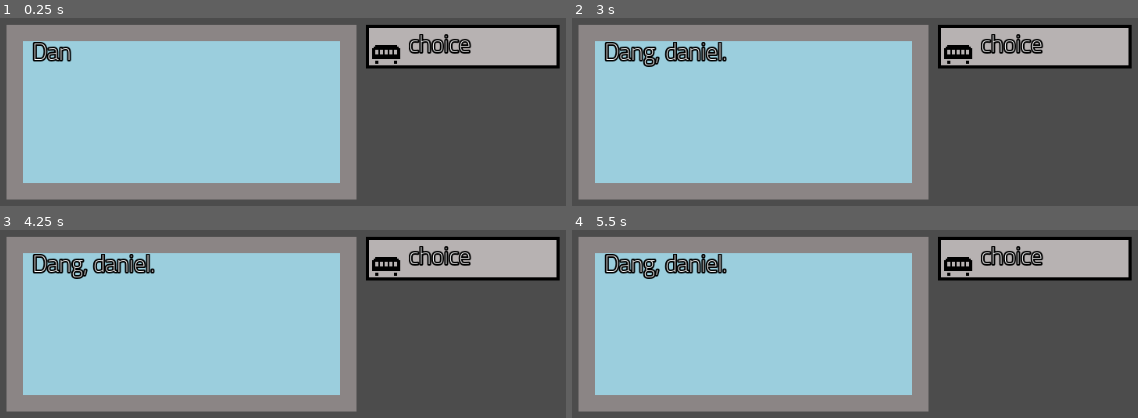
Above: before the commit, frames 1-4 (two rows, left to right).
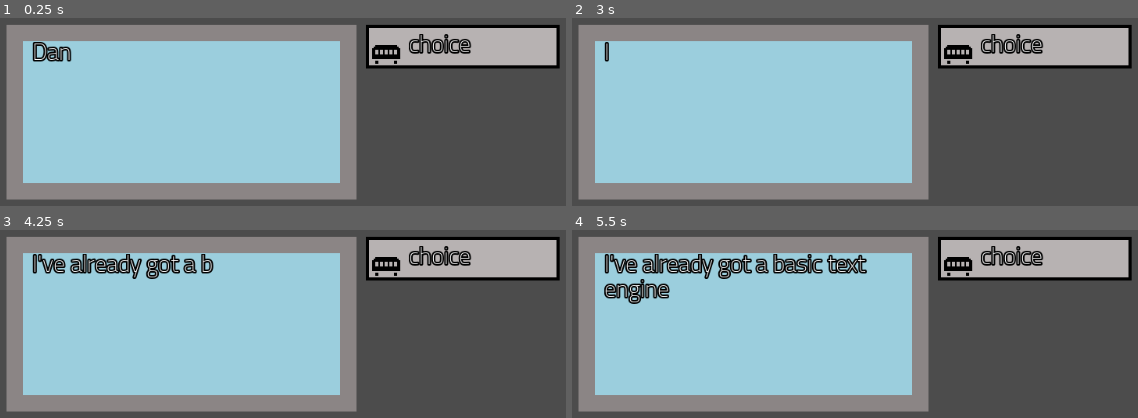
Above: after the commit, the same moments.

Repository: CtrlAltLeo/Horadeus
Game: Godot game, scene res://TextEngine/diobox.tscn
Two runs of this game, one before a commit and one after it. Both use one fixed random seed, a clock stepped at 60 frames per second and the inputs below. The project has no main scene, so this scene is started directly.
Inputs (mouse positions are in pixels of both pictures, inside the frame that each line leads up to):
- Up to frame 1 (0.25 s): no input
- Up to frame 2 (3 s): move the mouse to (753, 112) at 0.52 s; click (753, 112) at 0.6 s; tap Enter at 1.25, 2.75 s; move the mouse to (outside the picture) at 1.27 s; click (outside the picture) at 1.35 s; tap Space at 2 s; move the mouse to (outside the picture) at 2.02 s; click (outside the picture) at 2.1 s; move the mouse to (928, 72) at 2.77 s; click (928, 72) at 2.85 s
- Up to frame 3 (4.25 s): move the mouse to (outside the picture) at 3.52 s; click (outside the picture) at 3.6 s
- Up to frame 4 (5.5 s): move the mouse to (outside the picture) at 4.27 s; click (outside the picture) at 4.35 s; move the mouse to (outside the picture) at 5.02 s; click (outside the picture) at 5.1 s

The runs differ from the first frame. In frame 2, 1.6% of the frame differs, in the area x 6-28%, y 12-27%; in frame 3, 2.3%; in frame 4, 4.3%, in the area x 5-53%, y 12-40%.

Commit message:
Making Choices Better 1

Diff:
--- a/TextEngine/choice.gd
+++ b/TextEngine/choice.gd
@@ -5,6 +5,7 @@
 
 var id = 0
 var text = "choice"
+var des = 0
 
 func _ready():
 	$choiceText.text = text
--- a/TextEngine/diobox.gd
+++ b/TextEngine/diobox.gd
@@ -29,7 +29,7 @@
 
 #The actual Choice Text
 #Choice Format When It Triggers:How Many there are:ChoiceText1-X:Corrisponding Choice Destination
-var choices = ["0:3:Yes:No:Maybe:2:3:4","3:4:3:6"]
+var choices = []
 
 func _ready():
 
@@ -110,19 +110,27 @@
 			setupChoiceBoxes()
 
 func setupChoiceBoxes():
+	var choiceBox = "res://TextEngine/choice.tscn"
+
 	var staticRank = int(choiceTriggers.find(str(active)))
 	#Split Choice Zero is when it's active
 	#Split Choice One is the number of Choices in the Choice Datapack
 
 	var splitChoice = choices[staticRank].split(":")
+	var numberOfChoices = int(splitChoice[1])
 
 	var choiceText = []
 	var choiceDes = []
 
-	for i in int(splitChoice[1]):
+	for i in numberOfChoices:
 		choiceText.append(splitChoice[2+i])
 
-		choiceDes.append(splitChoice[ 2 + int(splitChoice[1]) + i ])
+		choiceDes.append(splitChoice[ 2 + numberOfChoices + i ])
 
 	print(choiceText)
 	print(choiceDes)
+
+	for i in numberOfChoices:
+		var nBox = choiceBox.instance()
+		nBox.text = choiceText[i]
+		nBox.des = choiceDes[i]
--- a/TextEngine/diobox.tscn
+++ b/TextEngine/diobox.tscn
@@ -40,7 +40,7 @@
 one_shot = true
 
 [node name="choice" parent="." instance=ExtResource( 4 )]
-position = Vector2( 600, 388.049 )
+position = Vector2( 600, 388 )
 
 [node name="clickableObject" parent="." instance=ExtResource( 5 )]
 
